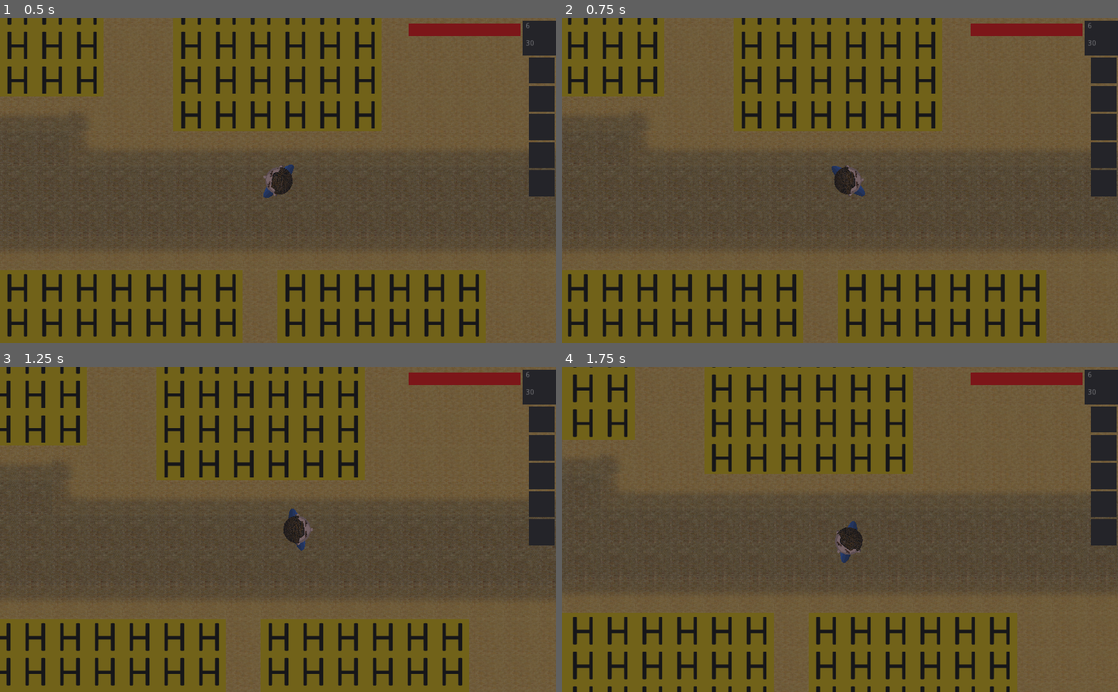
Above: before the commit, frames 1-4 (two rows, left to right).
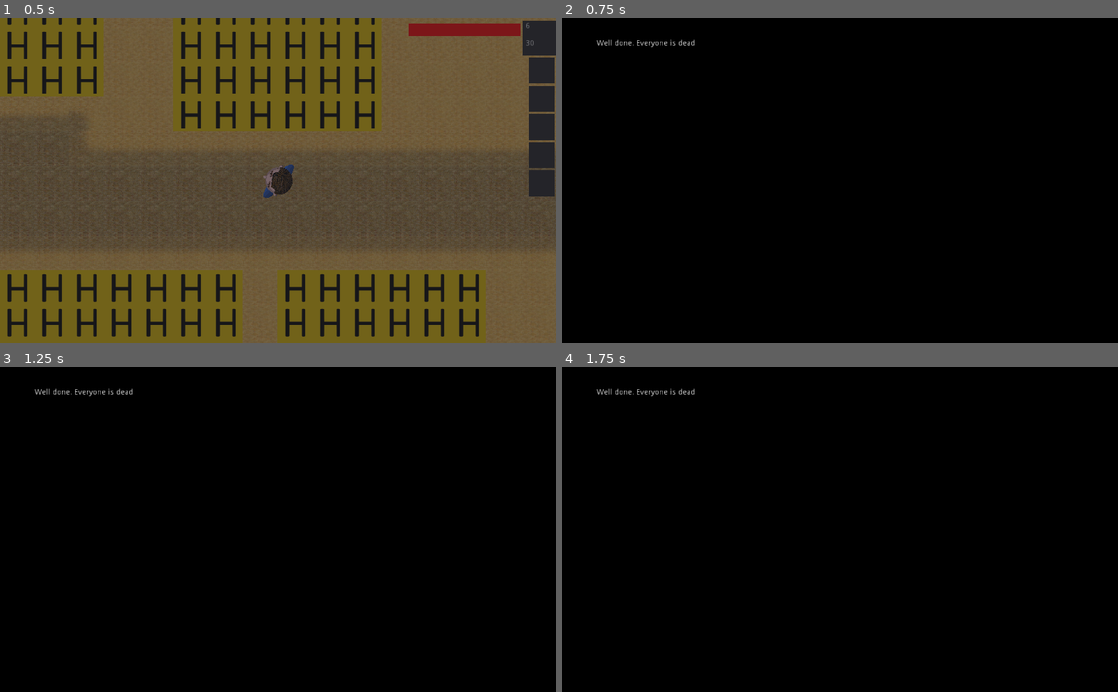
Above: after the commit, the same moments.

Repository: JortvD/ld49
Game: Godot game, scene res://scenes/MainScene.tscn
The game is run twice, just before and just after one commit, with the same random seed, the same clock (stepped at 60 frames per second) and the same inputs. The engine's default icon, where the game draws it, is replaced by a stand-in: a white triangle on a blue panel in a dark square.
Inputs (mouse positions are in pixels of both pictures, inside the frame that each line leads up to):
- Up to frame 1 (0.5 s): no input
- Up to frame 2 (0.75 s): tap Enter at 0.5 s; move the mouse to (962, 164) at 0.52 s; hold Right (ui_right) from 0.53 s (still down); hold 1 (ui_1) from 0.53 s (still down)
- Up to frame 3 (1.25 s): keep holding Right (ui_right); keep holding 1 (ui_1); tap Space at 0.77 s
- Up to frame 4 (1.75 s): move the mouse to (728, 545) at 1.27 s; release Right (ui_right) at 1.28 s; release 1 (ui_1) at 1.28 s; hold Down (ui_down) from 1.28 s (still down); tap 1 (ui_1) at 1.35 s; tap Space at 1.52 s

Frame 1 is identical in both runs. In frame 2, 100% of the frame differs, in the area x 0-100%, y 0-100%; in frame 3, 100%; in frame 4, 100%.

Commit message:
Ending 1 done

Diff:
--- a/Ending.gd
+++ b/Ending.gd
@@ -1,5 +1,5 @@
 extends Control
 
 func _ready():
-	if ($"/root/MainScene".ending == 1):
+	if (Global.ending == 1):
 		$RichTextLabel.text = "Well done. Everyone is dead"
--- /dev/null
+++ b/global.gd
@@ -0,0 +1,3 @@
+extends Node
+
+var ending = 0
--- a/objects/Bullet.gd
+++ b/objects/Bullet.gd
@@ -10,23 +10,23 @@
 	if (body.name == "Mayor"):
 		get_node("../NPCs/Mayor").health -= damage
 	if (body.name == "Postman"):
-		get_node("../NPCs/Mayor").health -= damage
+		get_node("../NPCs/Postman").health -= damage
 	if (body.name == "Sheriff"):
-		get_node("../NPC/Sheriff").health -= damage
+		get_node("../NPCs/Sheriff").health -= damage
 	if (body.name == "GeneralStoreman"):
-		get_node("../NPC/GeneralStoreman").health -= damage
+		get_node("../NPCs/GeneralStoreman").health -= damage
 	if (body.name == "BankWoman"):
-		get_node("../NPC/BankWoman").health -= damage
+		get_node("../NPCs/BankWoman").health -= damage
 	if (body.name == "Doctor"):
-		get_node("../NPC/Doctor").health -= damage
+		get_node("../NPCs/Doctor").health -= damage
 	if (body.name == "FireDepartmentMan"):
-		get_node("../NPC/FireDepartmentMan").health -= damage
+		get_node("../NPCs/FireDepartmentMan").health -= damage
 	if (body.name == "FireDepartmentWoman"):
-		get_node("../NPC/FireDepartmentWoman").health -= damage
+		get_node("../NPCs/FireDepartmentWoman").health -= damage
 	if (body.name == "OldJoe"):
-		get_node("../NPC/OldJoe").health -= damage
+		get_node("../NPCs/OldJoe").health -= damage
 	if (body.name == "SaloonOwner"):
-		get_node("../NPC/SaloonOwner").health -= damage
+		get_node("../NPCs/SaloonOwner").health -= damage
 	if (body.name == "Player"):
 		get_node("../Player").health -= damage
 
--- a/project.godot
+++ b/project.godot
@@ -13,6 +13,10 @@
 config/name="Ld 49"
 run/main_scene="res://scenes/MainScene.tscn"
 config/icon="res://icon.png"
+
+[autoload]
+
+Global="*res://global.gd"
 
 [display]
 
--- a/scenes/MainScene.gd
+++ b/scenes/MainScene.gd
@@ -109,6 +109,6 @@
 			print(check_player_rays())
 
 func Check_all_dead():
-	if($NPCs/Mayor.dead == true and $NPCs/Postman.dead == true and $NPCs/Sheriff.dead == true and $NPCs/GeneralStoreman.dead == true and $NPCs/BankWoman.dead == true and $NPCs/Doctor.dead == true and $NPCs/FireDepartmentMan.dead == true and $NPCs/FireDepartmentWoman.dead == true and $NPCs/OldJoe.dead == true and $NPCs/SaloonOwner.dead == true):
-		ending = 1
+	if(($NPCs/Mayor.dead == true and $NPCs/Postman.dead == true and $NPCs/Sheriff.dead == true and $NPCs/GeneralStoreman.dead == true and $NPCs/BankWoman.dead == true and $NPCs/Doctor.dead == true and $NPCs/FireDepartmentMan.dead == true and $NPCs/FireDepartmentWoman.dead == true and $NPCs/OldJoe.dead == true and $NPCs/SaloonOwner.dead == true) or Input.is_action_pressed("ui_1")):
+		Global.ending = 1
 		get_tree().change_scene("res://Ending.tscn")
